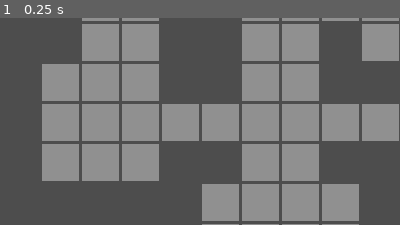
Above: before the commit, frame 1.
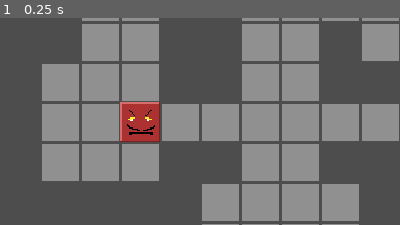
Above: after the commit, the same moment.

Repository: wilkesreid/new-game-project
Game: Godot game, scene res://main.tscn
The game is run twice, just before and just after one commit, with the same random seed, the same clock (stepped at 60 frames per second) and the same inputs.
Inputs:
- Up to frame 1 (0.25 s): no input
The pictures show only the part of the screen within x 0-50%, y 10-60%; the shares and areas given below are measured in that part.

The runs differ from the first frame. In frame 1, 1.9% of the frame differs, in the area x 30-40%, y 40-60%.

Commit message:
Basic enemy

Diff:
--- a/asg.gd
+++ b/asg.gd
@@ -22,6 +22,7 @@
 func yend() -> int:
 	return grid.region.end.y
 
+# expects grid index, not pixel coord
 func set_solid(v : Vector2i) -> void:
 	grid.set_point_solid(v, true)
 
--- a/create_ui.gd
+++ b/create_ui.gd
@@ -10,16 +10,16 @@
 			hide())
 
 func _on_derpy_button_pressed() -> void:
-	var Unit = load("res://units/derpy/derpy.tscn")
+	var unit = load("res://units/derpy/derpy.tscn")
 	if State.is_selected:
-		State.create_unit_at_selected(Unit)
+		State.create_unit_at_selected(unit)
 
 func _on_mimi_button_pressed() -> void:
-	var Unit = load("res://units/mimi/mimi.tscn")
+	var unit = load("res://units/mimi/mimi.tscn")
 	if State.is_selected:
-		State.create_unit_at_selected(Unit)
+		State.create_unit_at_selected(unit)
 
 func _on_constellation_button_pressed() -> void:
-	var Unit = load("res://units/constellation/constellation.tscn")
+	var unit = load("res://units/constellation/constellation.tscn")
 	if State.is_selected:
-		State.create_unit_at_selected(Unit)
+		State.create_unit_at_selected(unit)
--- /dev/null
+++ b/enemies/monstieur/monstieur.gd
@@ -0,0 +1 @@
+extends Enemy
--- /dev/null
+++ b/enemies/monstieur/monstieur.tscn
@@ -0,0 +1,13 @@
+[gd_scene load_steps=4 format=3 uid="uid://drjdp14tkltkj"]
+
+[ext_resource type="Script" path="res://enemies/monstieur/monstieur.gd" id="1_vujsj"]
+[ext_resource type="Texture2D" uid="uid://br38c58bwdmnd" path="res://sprites/monstieur.png" id="2_2iele"]
+[ext_resource type="Texture2D" uid="uid://dm77oaj36ek6a" path="res://sprites/monstieur_body.png" id="2_p7lcs"]
+
+[node name="Monstieur" type="Node2D"]
+script = ExtResource("1_vujsj")
+bodytexture = ExtResource("2_p7lcs")
+
+[node name="Sprite2D" type="Sprite2D" parent="."]
+texture = ExtResource("2_2iele")
+centered = false
--- /dev/null
+++ b/enemy.gd
@@ -0,0 +1,7 @@
+class_name Enemy extends Unit
+
+func is_enemy() -> bool:
+  return true
+
+func _ready() -> void:
+  State.add_existing_unit(index(), self)
--- a/main.gd
+++ b/main.gd
@@ -17,7 +17,8 @@
 		for x in range(Asg.x(), Asg.xend()):
 			Asg.set_solid(Vector2i(x, y))
 	for cell in $TileMapLayer.get_used_cells():
-		Asg.set_not_solid(cell)
+		if !State.has_unit(cell):
+			Asg.set_not_solid(cell)
 
 func _process(delta: float) -> void:
 	if Input.is_action_just_pressed("click") && is_mouse_in_grid():
@@ -26,12 +27,18 @@
 			# If we're in the move phase, and a unit is already selected,
 			# and we didn't just click on a different unit
 			var unit = State.unit_at_selected()
-			if State.is_phase(State.PHASE.MOVE) && unit && unit.is_head && !State.has_unit_at_mouse():
+			if (
+				State.is_phase(State.PHASE.MOVE)
+				and unit
+				and unit.is_head()
+				and !unit.is_enemy()
+				and !State.has_unit_at_mouse()
+			):
 				var path = Asg.get_id_path(State.selected_index(), Coord.mouse_index())
+				path.pop_front() # path by default includes tile unit is already on
 				# move the selected unit if we can
-				if path.size() <= unit.speed + 1:
+				if path.size() <= unit.speed:
 					State.clear_selection()
-					path.pop_front() # path by default includes tile unit is already on
 					for tile in path:
 						unit.move_to_index(tile)
 						await get_tree().create_timer(.1).timeout
--- a/main.tscn
+++ b/main.tscn
@@ -1,9 +1,11 @@
-[gd_scene load_steps=7 format=4 uid="uid://r8aamwenkniq"]
+[gd_scene load_steps=9 format=4 uid="uid://r8aamwenkniq"]
 
 [ext_resource type="Script" path="res://main.gd" id="1_6xwgr"]
 [ext_resource type="Texture2D" uid="uid://cbtaopl0tp0p0" path="res://sprites/tile.png" id="2_72d4w"]
 [ext_resource type="Script" path="res://tile_map_layer.gd" id="3_j7jyc"]
 [ext_resource type="PackedScene" uid="uid://dbkcerqtkko2v" path="res://create_ui.tscn" id="4_a7hnr"]
+[ext_resource type="Script" path="res://enemies/monstieur/monstieur.gd" id="5_740et"]
+[ext_resource type="Texture2D" uid="uid://br38c58bwdmnd" path="res://sprites/monstieur.png" id="5_x21sp"]
 
 [sub_resource type="TileSetAtlasSource" id="TileSetAtlasSource_aa8il"]
 texture = ExtResource("2_72d4w")
@@ -25,6 +27,11 @@
 tile_set = SubResource("TileSet_kacxt")
 script = ExtResource("3_j7jyc")
 
+[node name="Monstieur" type="Sprite2D" parent="."]
+position = Vector2(112, 144)
+texture = ExtResource("5_x21sp")
+script = ExtResource("5_740et")
+
 [node name="Control" type="Control" parent="."]
 layout_mode = 3
 anchors_preset = 0
--- a/state.gd
+++ b/state.gd
@@ -33,20 +33,23 @@
 	selected = Vector2i.ZERO
 	is_selected = false
 
-## Unit Map
+## unit Map
 
-func create_unit_at_index(Unit : Resource, index : Vector2i) -> void:
+func create_unit_at_index(rs : Resource, index : Vector2i) -> void:
 	if has_unit(index):
 		remove_unit(index)
-	var instance = Unit.instantiate()
+	var instance = rs.instantiate()
 	instance.set_position(Coord.index_to_coord(index))
 	add_unit(index, instance)
 
-func create_unit_at_selected(Unit : Resource) -> void:
-	create_unit_at_index(Unit, selected)
+func create_unit_at_selected(rs : Resource) -> void:
+	create_unit_at_index(rs, selected)
 
-func add_unit(position: Vector2i, instance: Node2D) -> void:
+func add_unit(position: Vector2i, instance: Unit) -> void:
 	get_tree().root.add_child(instance)
+	add_existing_unit(position, instance)
+
+func add_existing_unit(position: Vector2i, instance: Unit) -> void:
 	unit_map[position] = instance
 	Asg.set_solid(position)
 
--- a/unit.gd
+++ b/unit.gd
@@ -1,16 +1,39 @@
-extends Node2D
+class_name Unit extends Node2D
 
 @export var bodytexture : Texture2D
 
-var is_head : bool = true
-var speed : int = 1;
-var max_size : int = 2;
-var size : int = 1;
+# Overridable
+func is_enemy() -> bool:
+  return false
 
+var _is_head : bool = true
+func is_head() -> bool:
+  return _is_head
+func set_is_head(val : bool) -> void:
+  _is_head = val
+
+var speed : int = 1
+func inc_speed() -> void:
+  speed += 1
+
+var max_size : int = 2
+func is_max_size() -> bool:
+  assert(size <= max_size)
+  return size == max_size
+
+var size : int = 1
+func inc_size() -> void:
+  size += 1
+
+# body queue
 var body_queue : Array[Node2D] = []
+func pop_body_queue() -> Node2D:
+  return body_queue.pop_front()
+func push_body_queue(segment : Node2D) -> void:
+  body_queue.push_back(segment)
 
 func make_body() -> void:
-  is_head = false
+  set_is_head(false)
   $Sprite2D.texture = bodytexture
 
 func index() -> Vector2i:
@@ -27,9 +50,9 @@
     new_segment.set_position(old_position)
     new_segment.make_body()
     State.add_unit(old_index, new_segment)
-    body_queue.push_back(new_segment)
-    if size < max_size:
-      size += 1
+    push_body_queue(new_segment)
+    if !is_max_size():
+      inc_size()
     else:
-      var old_segment = body_queue.pop_front()
+      var old_segment = pop_body_queue()
       State.remove_unit(old_segment.index())
Binary file added: sprites/monstieur.png
Not shown, added: sprites/monstieur.png.import
Binary file added: sprites/monstieur_body.png
Not shown, added: sprites/monstieur_body.png.import
